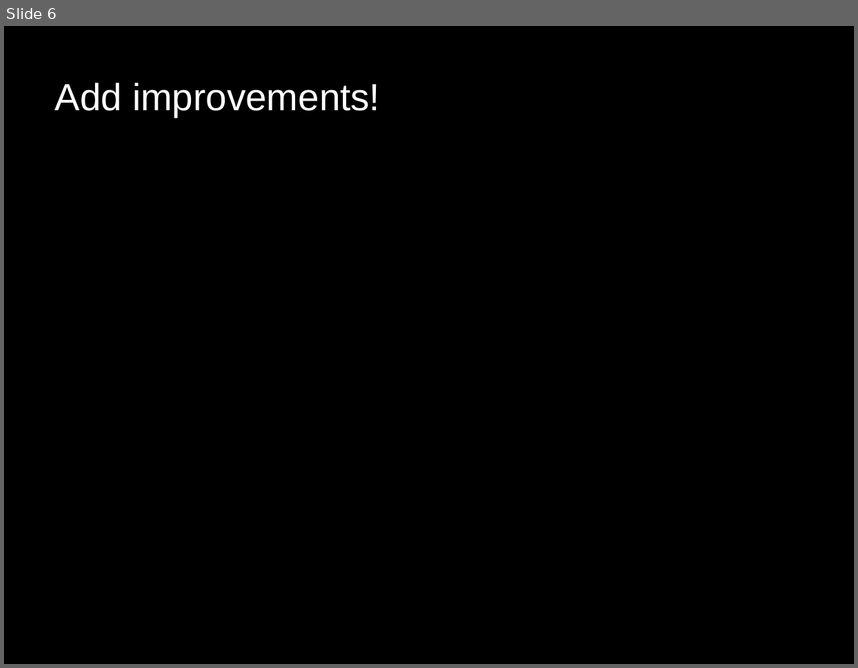
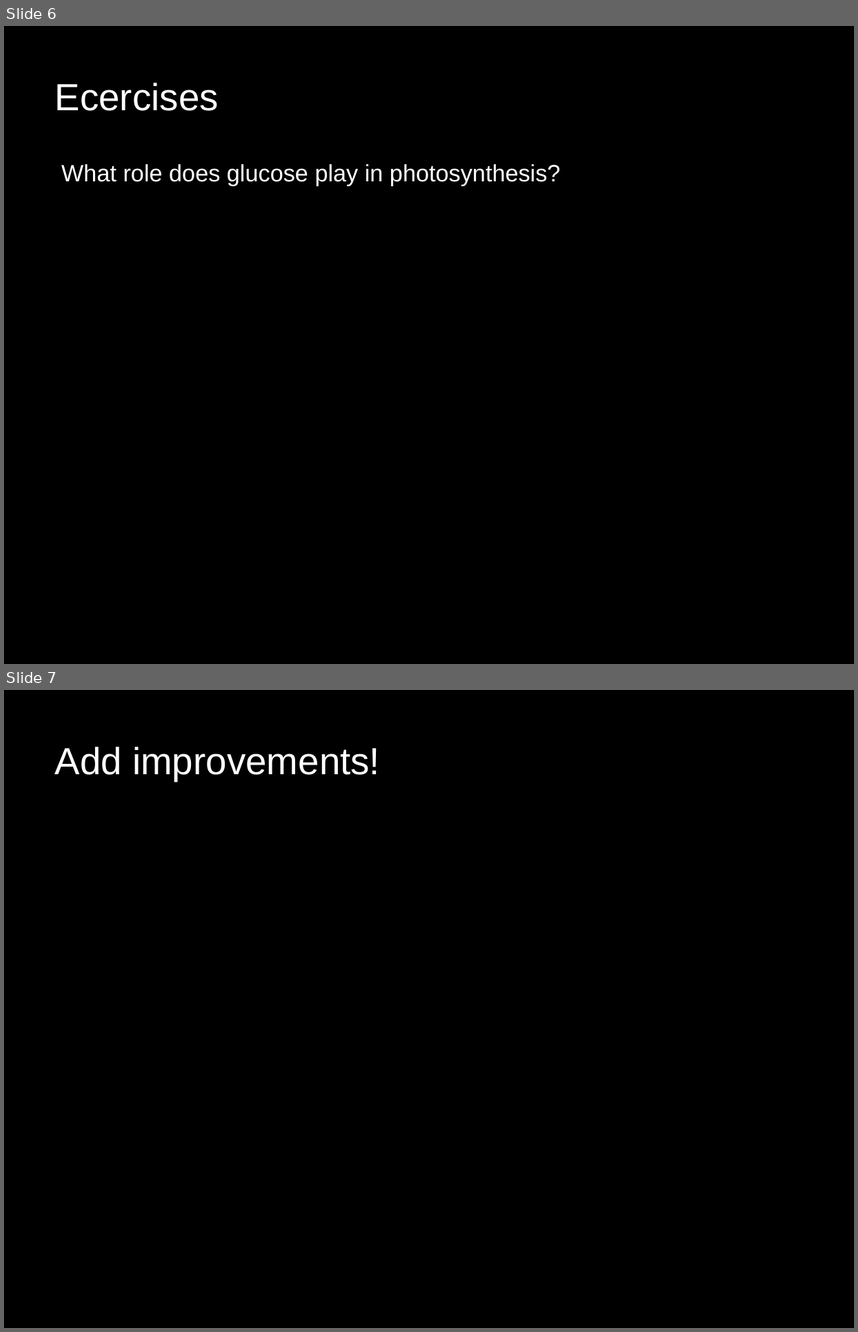
Before and after one commit to CarlZelger/LLMVideoGen, a slide deck: Flask-Project/test2.pptx. Shown one above the other, each under a label of ours: slide 6 before the commit, slides 6 and 7 after it. The pictures are 858x668 and 858x1332 pixels, drawn with LibreOffice and Linux fonts; fonts in the diff are those of the drawing. Boxes give left, top, right and bottom in pixels: in the first picture for what was removed or moved away, otherwise in the second. Text is boxed around its words. In the diff, an @@ line names an element or a change of style, - is before the commit and + after.

```diff
--- a/Flask-Project/test2.pptx
+++ b/Flask-Project/test2.pptx
@@ slide 6 added at <box>4,26,854,664</box>, background #000000 @@
@@ text added at <box>55,83,219,111</box>, 32 pt, text #FFFFFF @@
+Ecercises
@@ text added at <box>61,164,561,185</box>, 20 pt, text #FFFFFF @@
+What role does glucose play in photosynthesis?
@@ what was slide 6 is now slide 7 @@
```
Also in this commit, not shown: 2 slides changed, 2 other slides added, 2 slides removed, 11 other files.
